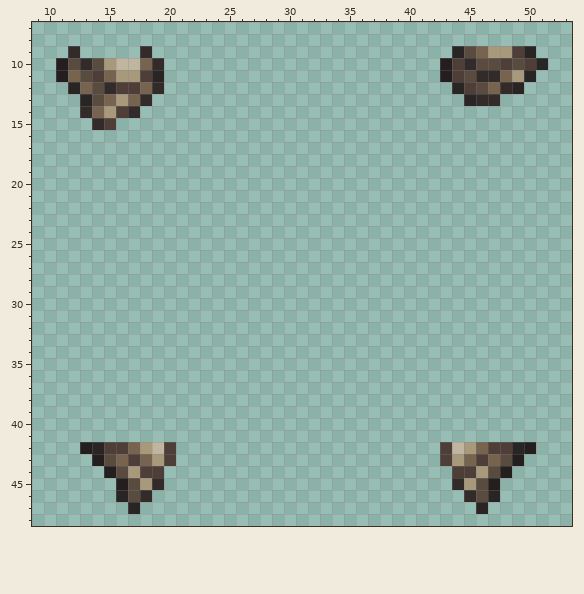
Pixel-art sprite -- Resources/Textures/_RMC14/Objects/Clothing/Mask/Scarfs/tan.rsi/equipped-NECK.png. The first picture shows the starting point.
The file is 64x64 pixels. Shown: x 9..53, y 7..48.
Now the later version:
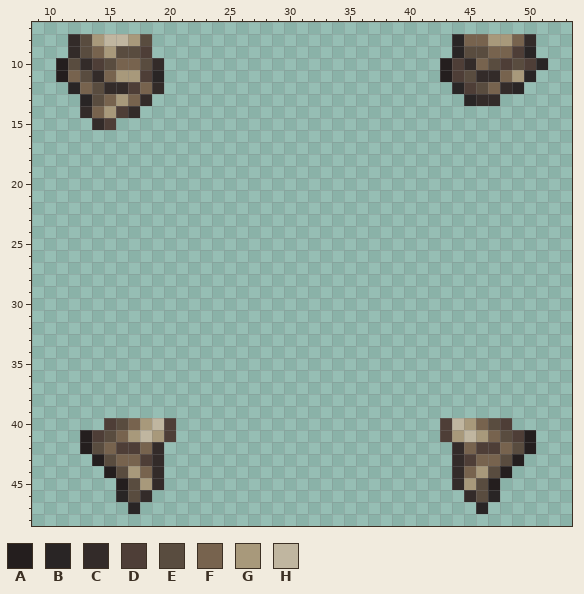
Palette (. is transparent): A #241e1e  B #292525  C #332b29  D #4e3e37  E #594c3f  F #77634e  G #a8997b  H #c0b6a0
The commit says: Restores pulled up scarves.
What changed:
There is now colour A in row 41 at x 13 and 50.
There is now colour B in row 8 at x 44.
There is now colour C in row 8 at x 12 and 50.
The edit turns colour D into colour C in row 11 at x 14; in row 12 at x 16; in row 44 at x 19 and 44.
The edit turns colour G into colour C in row 43 at x 19 and 44.
The edit turns colour H into colour C in row 42 at x 19 and 44.
There is now colour D in row 40 at x 15, 20, 43 and 48; in row 41 at x 14, 20, 43 and 49.
The edit turns colour C into colour D in row 9 at x 18.
The edit turns colour E into colour D in row 10 at x 14.
The edit turns colour F into colour D in row 42 at x 17 and 46; in row 43 at x 18 and 45.
There is now colour E in row 8 at x 13 and 18; in row 9 at x 13 and 16 to 17; in row 40 at x 16 and 47; in row 41 at x 15 and 48.
The edit turns colour B into colour E in row 42 at x 14 and 49.
The edit turns colour F into colour E in row 9 at x 46; in row 10 at x 18.
The edit turns colour G into colour E in row 10 at x 15.
There is now colour F in row 8 at x 45 to 46 and 49; in row 9 at x 14; in row 40 at x 17 and 46; in row 41 at x 16 and 47.
The edit turns colour D into colour F in row 42 at x 15 and 48; in row 43 at x 17 and 46; in row 44 at x 18 and 45.
The edit turns colour E into colour F in row 10 at x 46.
The edit turns colour G into colour F in row 9 at x 47 to 48; in row 42 at x 18 and 45.
The edit turns colour H into colour F in row 10 at x 16 to 17.
There is now colour G in row 8 at x 14, 17 and 47 to 48; in row 9 at x 15; in row 40 at x 18 and 45; in row 41 at x 17, 19, 44 and 46.
There is now colour H in row 8 at x 15 to 16; in row 40 at x 19 and 44; in row 41 at x 18 and 45.
Colour D is removed in rows 42 to 43 at x 20 and 43.
